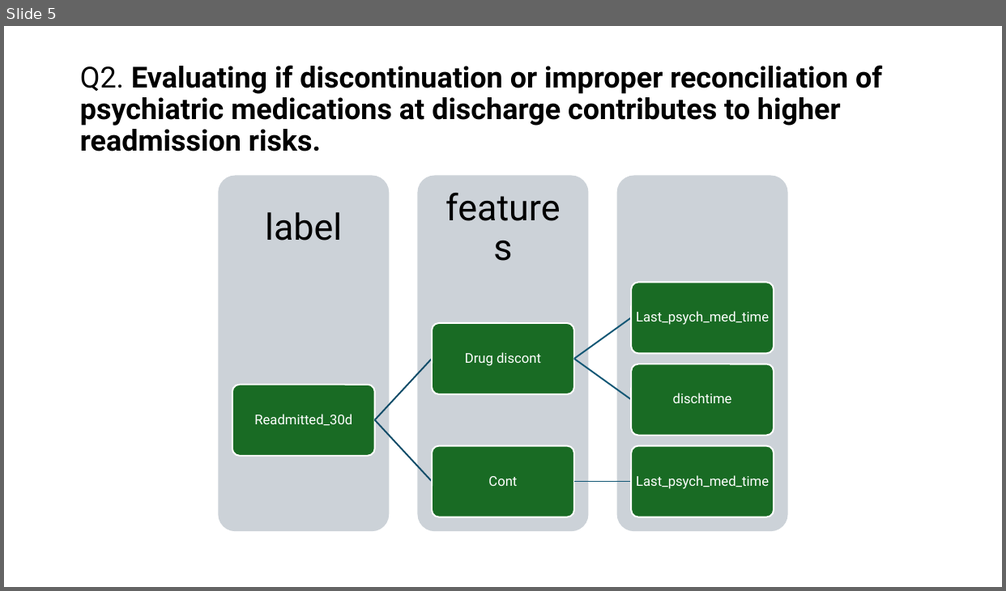
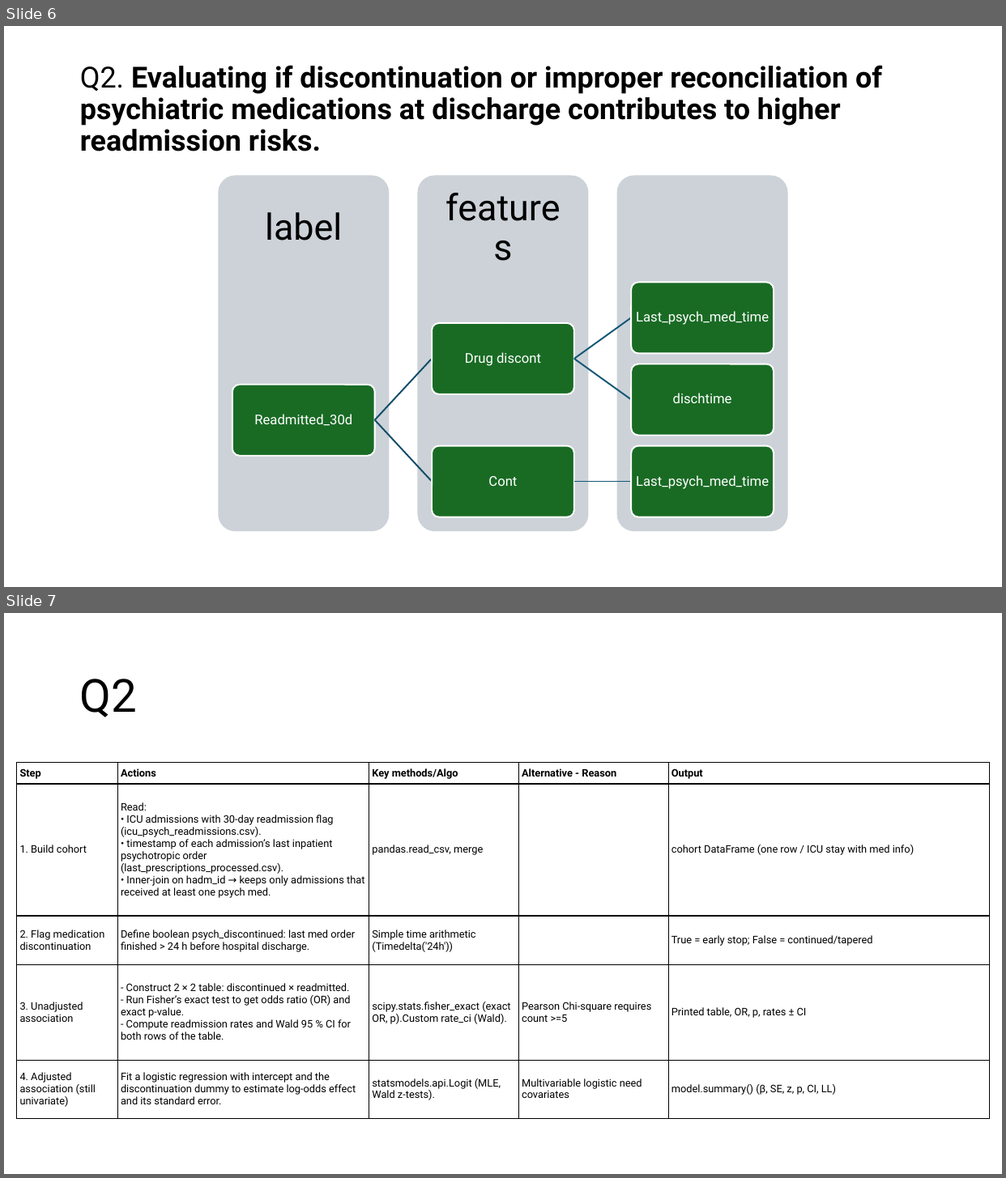
Before and after one commit to datnguyent93/Psychiatric-ICU-Readmission-, a slide deck: Objective4_plan.pptx. Shown one above the other, each under a label of ours: slide 5 before the commit, slides 6 and 7 after it. The pictures are 1006x591 and 1006x1178 pixels, drawn with LibreOffice and Linux fonts; fonts in the diff are those of the drawing. Boxes give left, top, right and bottom in pixels: in the first picture for what was removed or moved away, otherwise in the second. Text is boxed around its words. In the diff, an @@ line names an element or a change of style, - is before the commit and + after.

```diff
--- a/Objective4_plan.pptx
+++ b/Objective4_plan.pptx
@@ slide 7 added at (4,613,1002,1174), background #FFFFFF @@
@@ title added at (80,679,138,717), 44 pt, text #000000 @@
+Q2
@@ table added at (17,763,990,1119), 5 rows, 5 columns @@
+Step | Actions | Key methods/Algo | Alternative - Reason | Output
+1. Build cohort | Read: / • ICU admissions with 30-day readmission flag (icu_psych_readmissions.csv). / • timestamp of each admission’s last inpatient psychotropic order (last_prescriptions_processed.csv). / • Inner-join on hadm_id → keeps only admissions that received at least one psych med. | pandas.read_csv, merge |  | cohort DataFrame (one row / ICU stay with med info)
+2. Flag medication discontinuation | Define boolean psych_discontinued: last med order finished > 24 h before hospital discharge. | Simple time arithmetic (Timedelta('24h')) |  | True = early stop; False = continued/tapered
+3. Unadjusted association | - Construct 2 × 2 table: discontinued × readmitted. / - Run Fisher’s exact test to get odds ratio (OR) and exact p-value. / - Compute readmission rates and Wald 95 % CI for both rows of the table. | scipy.stats.fisher_exact (exact OR, p).Custom rate_ci (Wald). | Pearson Chi-square requires count >=5 | Printed table, OR, p, rates ± CI
+4. Adjusted association (still univariate) | Fit a logistic regression with intercept and the discontinuation dummy to estimate log-odds effect and its standard error. | statsmodels.api.Logit (MLE, Wald z-tests). | Multivariable logistic need covariates | model.summary() (β, SE, z, p, CI, LL)
@@ what was slide 5 is now slide 6 @@
```
Also in this commit, not shown: 2 other slides added, 1 other file.
